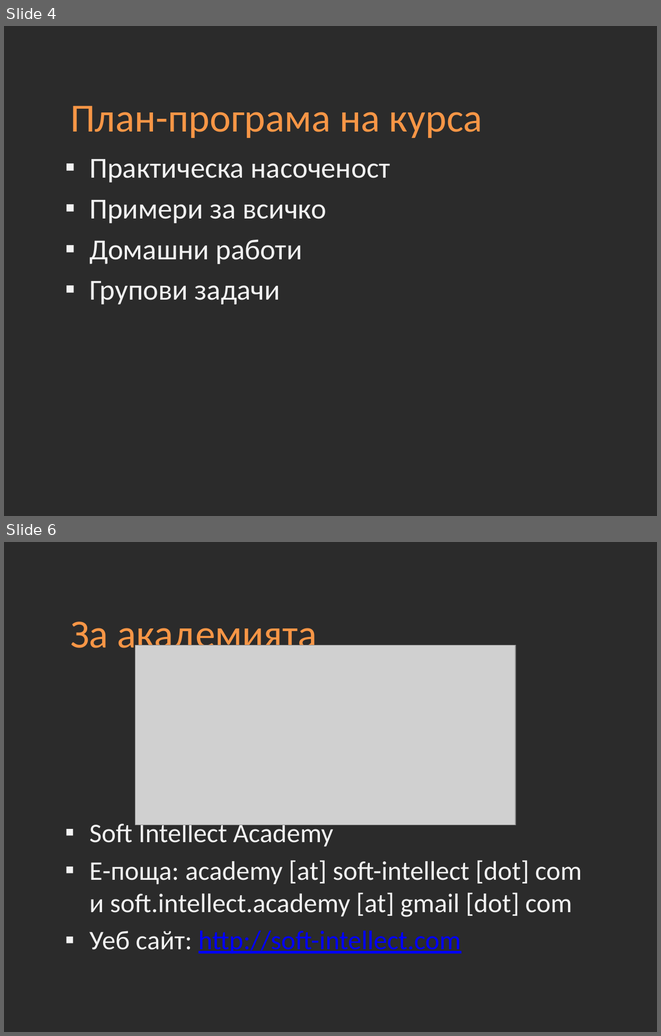
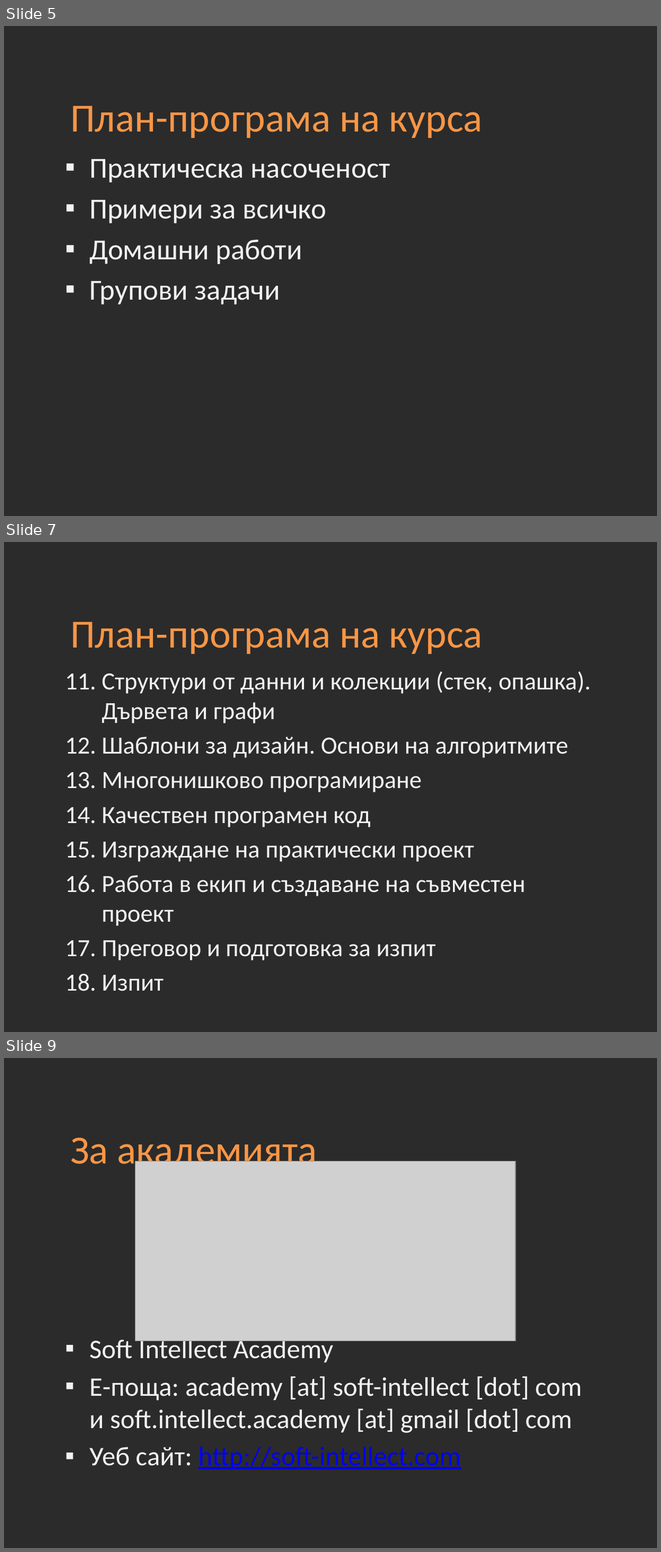
Before and after one commit to Academy-Soft-Intellect/Java-Course, a slide deck: 01-Introduction-into-Course.pptx. Shown one above the other, each under a label of ours: slides 4 and 6 before the commit, slides 5, 7 and 9 after it; the slides between them are not shown. The pictures are 661x1036 and 661x1552 pixels, drawn with LibreOffice and Linux fonts; fonts in the diff are those of the drawing; grey boxes stand for pictures; background and template pictures are left out; a plain dark background stands for a picture behind light text. Boxes give left, top, right and bottom in pixels: in the first picture for what was removed or moved away, otherwise in the second. Text is boxed around its words. In the diff, an @@ line names an element or a change of style, - is before the commit and + after.

```diff
--- a/01-Introduction-into-Course.pptx
+++ b/01-Introduction-into-Course.pptx
@@ slide 7 added at bbox=[4, 542, 657, 1032], background picture (left out) @@
@@ title added at bbox=[70, 622, 483, 654], 44 pt, text #F79646 @@
+План-програма на курса
@@ text added at bbox=[102, 671, 591, 991], 27.2 pt, text #F2F2F2 @@
+11. Структури от данни и колекции (стек, опашка). Дървета и графи
+12. Шаблони за дизайн. Основи на алгоритмите
+13. Многонишково програмиране
+14. Качествен програмен код
+15. Изграждане на практически проект
+16. Работа в екип и създаване на съвместен проект
+17. Преговор и подготовка за изпит
+18. Изпит
@@ what was slide 4 is now slide 5 @@
@@ what was slide 6 is now slide 9 @@
```
Also in this commit, not shown: 2 slides changed, 2 other slides added.
